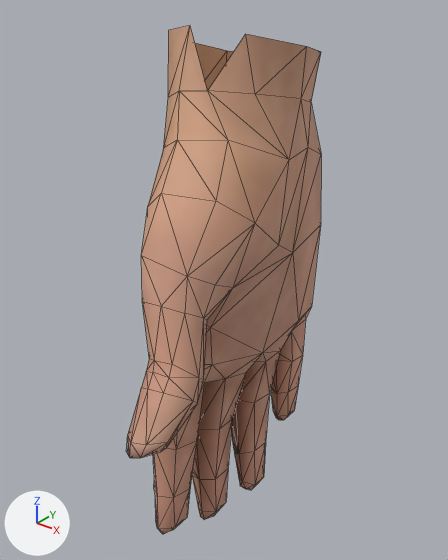
Before and after pictures for a commit that changed the glTF model assets/character/character_hand_l.glb.
The view is the same before and after, from a camera (50 mm lens) standing at (0.003, -0.187, -0.348) and looking at (-0.137, -0.013, -0.457). Arrows for +X, +Y and +Z are at lower left; the lights stay in place. The first picture is the older version. Mesh edges are drawn as thin lines. Vertices at exactly the same position are counted once.

The scene before the commit, as lines of its bpy script (objects in view):
```python
me_meshes_0 = bpy.data.meshes.new('meshes[0]')
me_meshes_0.from_pydata(...)  # 297 vertices, 582 faces; spans x -0.168..-0.104, y -0.088..0.045, z -0.583..-0.362
me_meshes_0.materials.append(mat_material_tripo_node_bc81f8f9_a104_44a7_afac_f094b41faff7)  # picture img_man_without_cloths_basecolor_jpg
ob_tripo_node_bc81f8f9_a104_44a7_afac_f094b41faff7 = bpy.data.objects.new('tripo_node_bc81f8f9-a104-44a7-afac-f094b41faff7', me_meshes_0)
ob_tripo_node_bc81f8f9_a104_44a7_afac_f094b41faff7.location = (0.0, 0.0, 0.0)
```
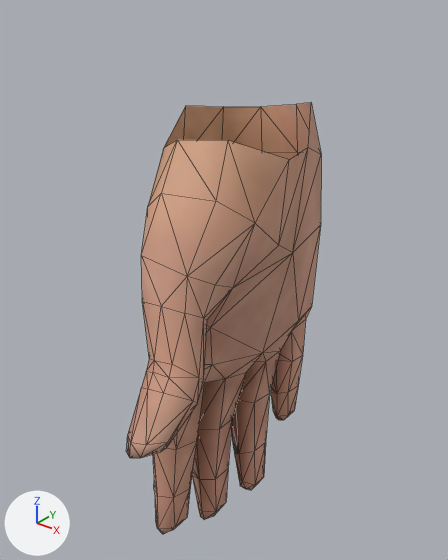
The newer file is also turned or shifted as a whole; pictures and numbers use the older file's frame.

Boxes (x1, y1, x2, y2) around the edits, measured in the pictures (448 x 560 px):
'tripo_node_bc81f8f9-a104-44a7-afac-f094b41faff7', reshaped (15% shorter)
    before: (126, 26, 321, 534)
    after: (126, 103, 321, 534)
part 1 of me_meshes_0, deleted (brown)
    before: (164, 26, 321, 159)

Diff of the bpy script that builds the scene:
```diff
--- a/assets/character/character_hand_l.glb.py
+++ b/assets/character/character_hand_l.glb.py
@@ me_meshes_0 @@
 # used by ob_tripo_node_bc81f8f9_a104_44a7_afac_f094b41faff7; location = (0.0, 0.0, 0.0)
-me_meshes_0.from_pydata(...)  # 297 vertices, 582 faces; spans x -0.168..-0.104, y -0.088..0.045, z -0.583..-0.362
+me_meshes_0.from_pydata(...)  # 283 vertices, 554 faces; spans x -0.167..-0.104, y -0.088..0.045, z -0.583..-0.392
+# me_meshes_0 part 1
+# 14 vertices are removed from x -0.168..-0.121, y -0.026..0.041, z -0.388..-0.362
+# 28 faces are deleted
 me_meshes_0.materials.append(mat_material_tripo_node_bc81f8f9_a104_44a7_afac_f094b41faff7)
```
